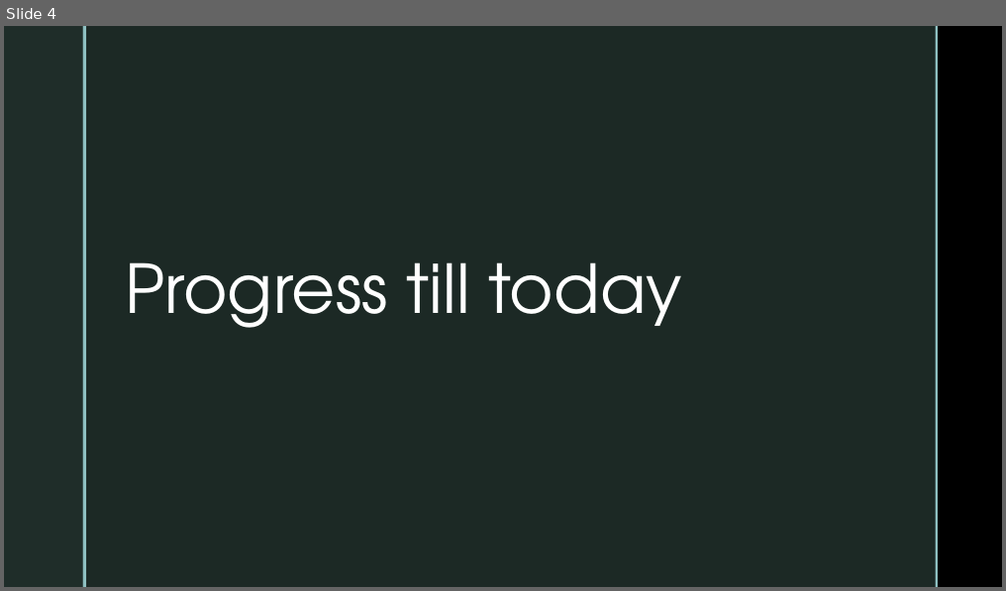
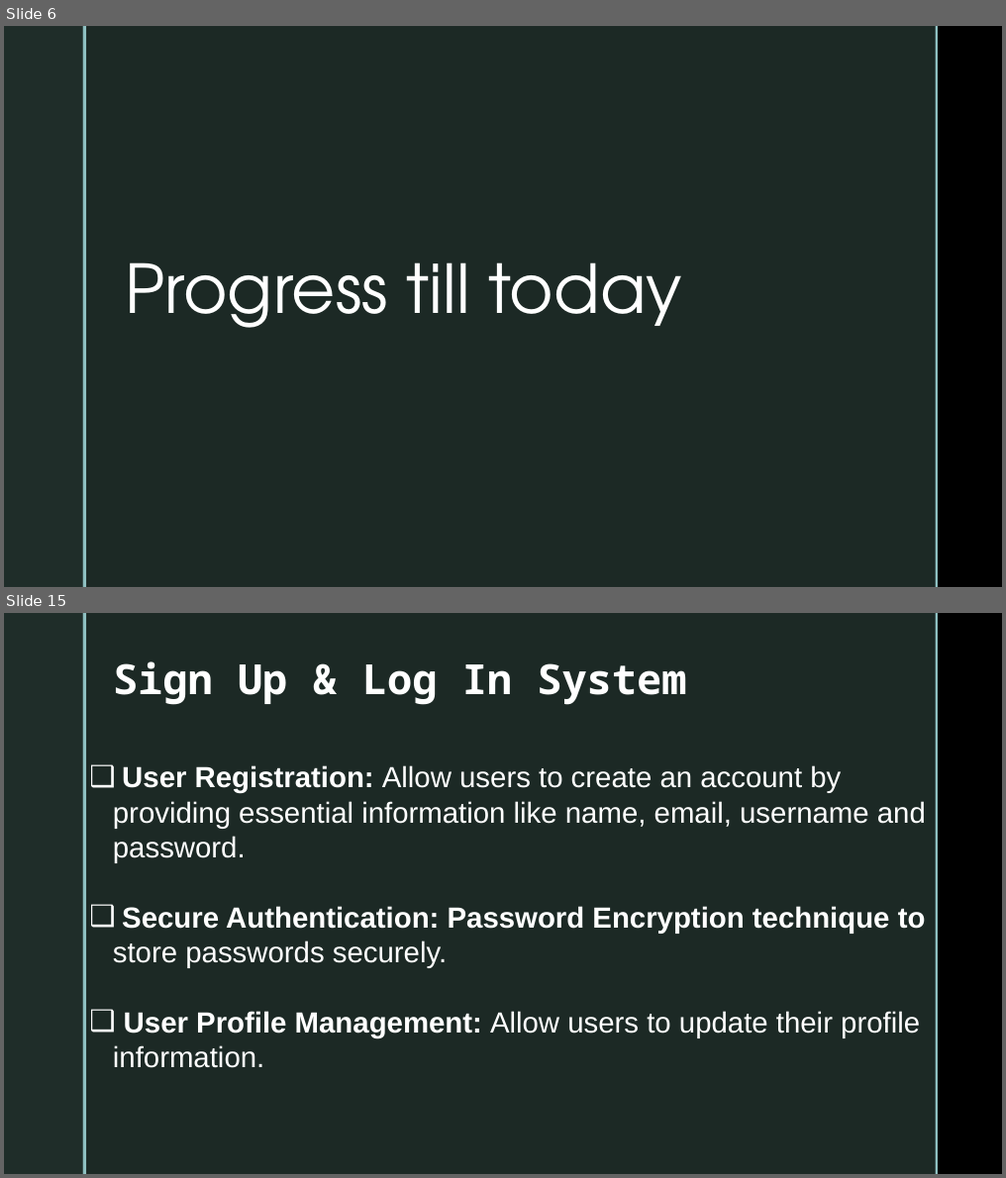
Before and after one commit to CodeWithIsmail/SPL-1, a slide deck: Mid Presentation.pptx. Shown one above the other, each under a label of ours: slide 4 before the commit, slides 6 and 15 after it; the slides between them are not shown. The pictures are 1006x591 and 1006x1178 pixels, drawn with LibreOffice and Linux fonts; fonts in the diff are those of the drawing; background and template pictures are left out. Boxes give left, top, right and bottom in pixels: in the first picture for what was removed or moved away, otherwise in the second. Text is boxed around its words. In the diff, an @@ line names an element or a change of style, - is before the commit and + after.

```diff
--- a/Mid Presentation.pptx
+++ b/Mid Presentation.pptx
@@ slide 15 added at (4,613,1002,1174), background picture (left out); not listed: 4 template elements that a slide beside it also shows @@
@@ text added at (113,662,686,705), 40 pt, text #FFFFFF, bold @@
+Sign Up & Log In System
@@ text added at (113,765,926,1068), 28 pt, text #FFFFFF @@
+❑ User Registration: Allow users to create an account by providing essential information like name, email, username and password.
+❑ Secure Authentication: Password Encryption technique to store passwords securely.
+❑ User Profile Management: Allow users to update their profile information.
@@ what was slide 4 is now slide 6 @@
```
Also in this commit, not shown: 7 slides changed, 9 other slides added, 1 slide removed, 1 other file.
